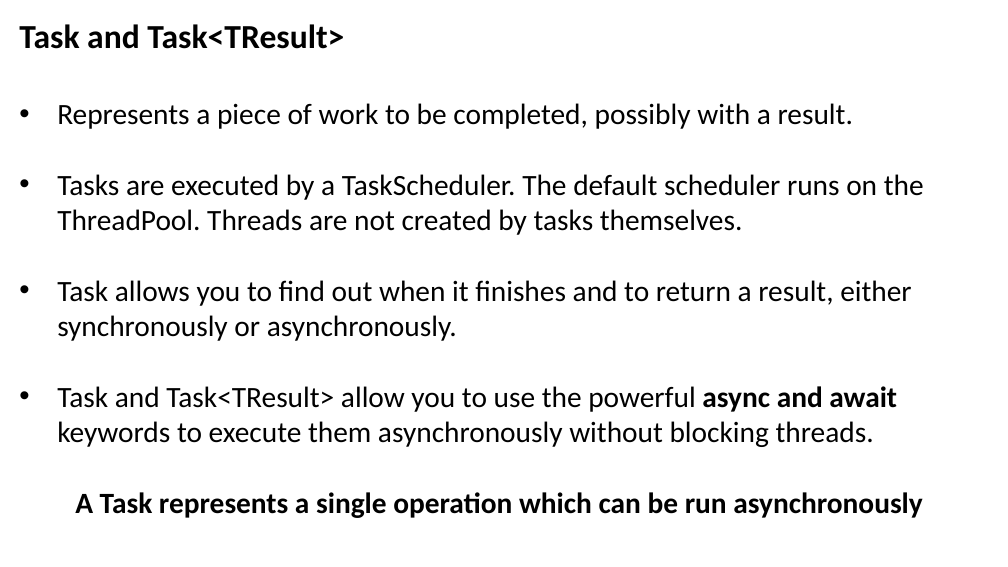
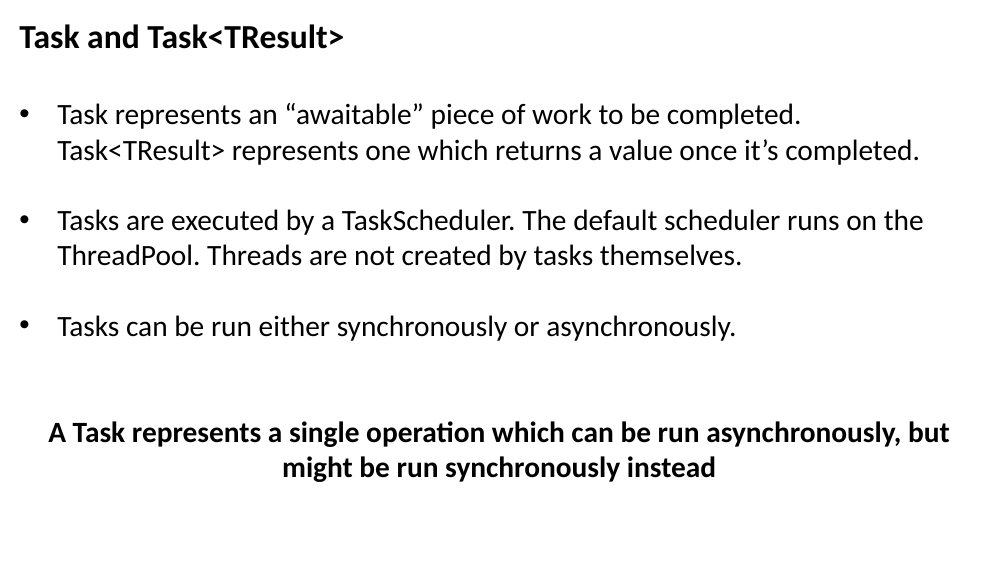
Before and after one commit to JoshKain/AsyncAwaitQuiz, a slide deck: slide 12 of Async and await presentation.pptx. Drawn at 1008x567 pixels with LibreOffice and Linux fonts; fonts in the diff are those of the drawing. Boxes give left, top, right and bottom in pixels: in the first picture for what was removed or moved away, otherwise in the second. Text is boxed around its words. In the diff, an @@ line names an element or a change of style, - is before the commit and + after.

Commit message:
Updated slides

```diff
--- a/Async and await presentation.pptx
+++ b/Async and await presentation.pptx
@@ text at <box>57,103,920,165</box>: text changed @@
-• Represents a piece of work to be completed, possibly with a result.
+• Task represents an “awaitable” piece of work to be completed.
+  Task<TResult> represents one which returns a value once it’s completed.
@@ text at <box>48,315,950,482</box>: text changed; bold on @@
-• Task allows you to find out when it finishes and to return a result, either synchronously or asynchronously.
-• Task and Task<TResult> allow you to use the powerful async and await keywords to execute them asynchronously without blocking threads.
-A Task represents a single operation which can be run asynchronously
+• Tasks can be run either synchronously or asynchronously.
+A Task represents a single operation which can be run asynchronously, but might be run synchronously instead
```
Also in this commit, not shown: 1 other slide changed.
